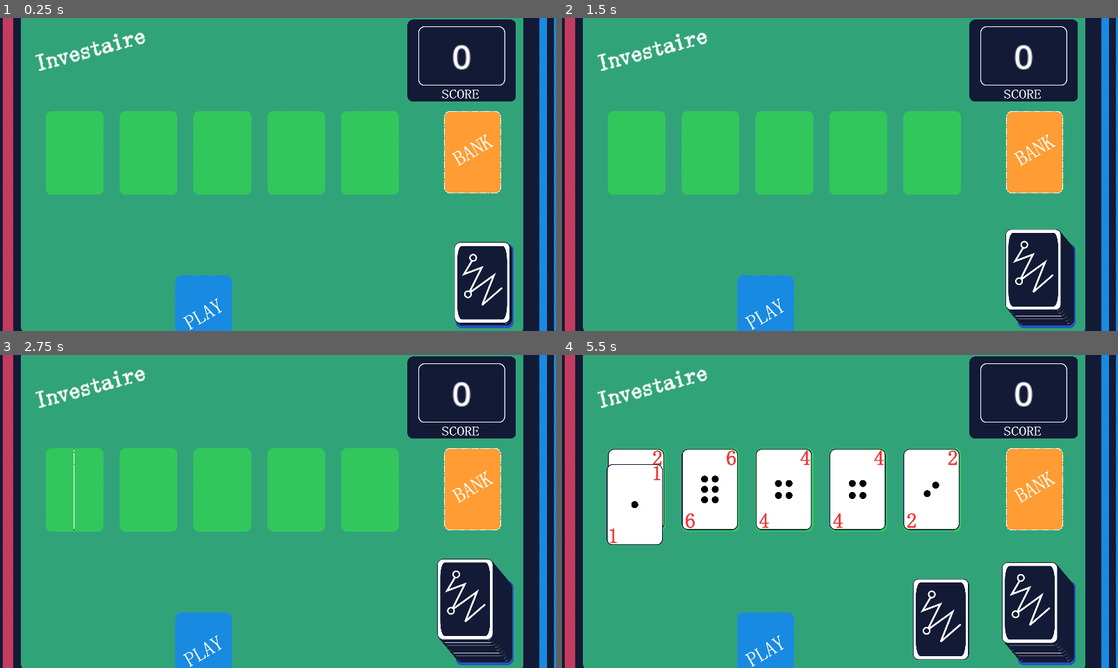
Above: before the commit, frames 1-4 (two rows, left to right).
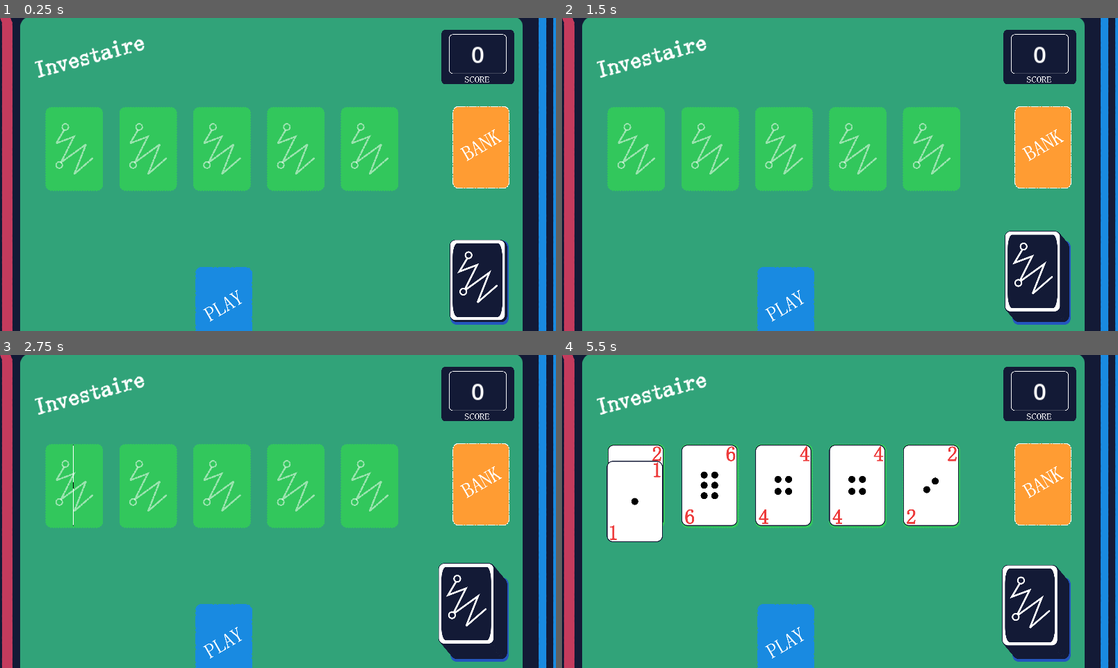
Above: after the commit, the same moments.

Repository: mathew-tran/investaire
Game: Godot game, scene res://Scenes/Game.tscn
Two runs of this game, one before a commit and one after it. Both use one fixed random seed, a clock stepped at 60 frames per second and the inputs below.
Inputs (mouse positions are in pixels of both pictures, inside the frame that each line leads up to; where the layout moved, square brackets give the same spot in the first picture):
- Up to frame 1 (0.25 s): no input
- Up to frame 2 (1.5 s): click (1040, 280) [1045, 284] at 0.5 s; click (1045, 284) at 1.27 s
- Up to frame 3 (2.75 s): click (478, 617) at 2.02 s
- Up to frame 4 (5.5 s): click (634, 489) at 2.77 s; click (634, 483) at 3.52 s; click (712, 489) at 4.27 s; click (634, 489) at 5.02 s

The runs differ from the first frame. In frame 1, 12% of the frame differs, in the area x 0-100%, y 0-100%; in frame 2, 11%; in frame 3, 12%; in frame 4, 15%.

Commit message:
add rough version of game over screen, but was trying to fix intermittent layering issues

Diff:
--- a/Art/InvestaireExample.svg
+++ b/Art/InvestaireExample.svg
@@ -24,9 +24,9 @@
      inkscape:pagecheckerboard="0"
      inkscape:deskcolor="#d1d1d1"
      inkscape:document-units="mm"
-     inkscape:zoom="1.4342733"
-     inkscape:cx="68.327285"
-     inkscape:cy="127.24214"
+     inkscape:zoom="2.0283688"
+     inkscape:cx="-9.8601401"
+     inkscape:cy="-29.826924"
      inkscape:window-width="1920"
      inkscape:window-height="1001"
      inkscape:window-x="-7"
@@ -47,7 +47,7 @@
        inkscape:export-filename="ScoreBG.png"
        inkscape:export-xdpi="191.95892"
        inkscape:export-ydpi="191.95892" /><rect
-       style="fill:#32c75c;fill-opacity:1;stroke:#32c75c;stroke-width:0.518677;stroke-linecap:round;stroke-dasharray:1.55603099, 0.518677;stroke-opacity:1;stroke-dashoffset:0"
+       style="fill:#32c75c;fill-opacity:1;stroke:#32c75c;stroke-width:0.518677;stroke-linecap:round;stroke-dasharray:0.518677,1.03735399;stroke-opacity:1;stroke-dashoffset:0"
        id="rect210"
        width="34.828026"
        height="50.711136"
@@ -828,7 +828,7 @@
        x="-8.1167698"
        y="-44.273289"
        ry="3.4127326" /><rect
-       style="fill:#d9b309;fill-opacity:1;stroke:#131a36;stroke-width:0.818999;stroke-linecap:round;stroke-dasharray:none;stroke-dashoffset:0;stroke-opacity:1"
+       style="fill:#131a36;fill-opacity:1;stroke:#131a36;stroke-width:0.818999;stroke-linecap:round;stroke-dasharray:none;stroke-dashoffset:0;stroke-opacity:1"
        id="rect244"
        width="31.175777"
        height="14.757765"
@@ -844,4 +844,17 @@
        id="circle1"
        cx="13.867848"
        cy="40.668365"
+       r="1.9369564" /><path
+       style="fill:none;fill-opacity:1;stroke:#ffffff;stroke-width:1.10494432;stroke-linecap:round;stroke-dasharray:2.2098887, 1.10494435, 0.55247217, 1.10494435;stroke-opacity:0.50961536;stroke-dashoffset:0"
+       d="m -70.667524,20.878195 -4.894762,8.210569 10.815847,-4.026337 -7.894778,15.71061 15.315871,-11.05269 -7.18425,18.157987 11.76322,-10.184261"
+       id="path4" /><circle
+       style="fill:#32c75c;fill-opacity:1;stroke:#ffffff;stroke-width:0.89371895;stroke-linecap:round;stroke-dasharray:1.78743792, 0.89371896, 0.44685948, 0.89371896;stroke-opacity:0.50961536;stroke-dashoffset:0"
+       id="circle4"
+       cx="-69.995918"
+       cy="19.148762"
+       r="1.9369564" /><circle
+       style="fill:#000000;fill-opacity:0;stroke:#ffffff;stroke-width:0.89371895;stroke-linecap:round;stroke-dasharray:1.78743792, 0.89371896, 0.44685948, 0.89371896;stroke-opacity:0.50961536;stroke-dashoffset:0"
+       id="circle5"
+       cx="-73.720901"
+       cy="42.382137"
        r="1.9369564" /></g></svg>
--- /dev/null
+++ b/Prefabs/GameOverScreen.tscn
@@ -0,0 +1,181 @@
+[gd_scene load_steps=9 format=3 uid="uid://2716lq2baj5t"]
+
+[ext_resource type="Script" path="res://Scripts/PlayAgainButton.gd" id="1_4bf7n"]
+[ext_resource type="Script" path="res://Scripts/GameOverScreen.gd" id="1_bywir"]
+
+[sub_resource type="StyleBoxFlat" id="StyleBoxFlat_785cl"]
+bg_color = Color(0.0745098, 0.101961, 0.211765, 1)
+
+[sub_resource type="Animation" id="Animation_6d8km"]
+resource_name = "animIn"
+tracks/0/type = "value"
+tracks/0/imported = false
+tracks/0/enabled = true
+tracks/0/path = NodePath(".:position")
+tracks/0/interp = 2
+tracks/0/loop_wrap = true
+tracks/0/keys = {
+"times": PackedFloat32Array(0, 1),
+"transitions": PackedFloat32Array(1, 1),
+"update": 0,
+"values": [Vector2(0, -1080), Vector2(0, 0)]
+}
+
+[sub_resource type="Animation" id="Animation_jfp8b"]
+length = 0.001
+tracks/0/type = "value"
+tracks/0/imported = false
+tracks/0/enabled = true
+tracks/0/path = NodePath(".:position")
+tracks/0/interp = 1
+tracks/0/loop_wrap = true
+tracks/0/keys = {
+"times": PackedFloat32Array(0),
+"transitions": PackedFloat32Array(1),
+"update": 0,
+"values": [Vector2(0, 0)]
+}
+
+[sub_resource type="AnimationLibrary" id="AnimationLibrary_0i5t3"]
+_data = {
+"RESET": SubResource("Animation_jfp8b"),
+"animIn": SubResource("Animation_6d8km")
+}
+
+[sub_resource type="StyleBoxFlat" id="StyleBoxFlat_cj47a"]
+bg_color = Color(1, 1, 1, 1)
+corner_radius_top_left = 10
+corner_radius_top_right = 10
+corner_radius_bottom_right = 10
+corner_radius_bottom_left = 10
+
+[sub_resource type="StyleBoxFlat" id="StyleBoxFlat_at6oo"]
+bg_color = Color(0.141176, 0.333333, 0.74902, 1)
+border_width_left = 2
+border_width_top = 2
+border_width_right = 2
+border_width_bottom = 2
+border_color = Color(1, 1, 1, 1)
+corner_radius_top_left = 10
+corner_radius_top_right = 10
+corner_radius_bottom_right = 10
+corner_radius_bottom_left = 10
+expand_margin_left = 10.0
+expand_margin_top = 10.0
+expand_margin_right = 10.0
+expand_margin_bottom = 10.0
+
+[node name="GameOver" type="Panel"]
+custom_minimum_size = Vector2(1920, 1080)
+anchors_preset = 15
+anchor_right = 1.0
+anchor_bottom = 1.0
+grow_horizontal = 2
+grow_vertical = 2
+theme_override_styles/panel = SubResource("StyleBoxFlat_785cl")
+script = ExtResource("1_bywir")
+
+[node name="AnimationPlayer" type="AnimationPlayer" parent="."]
+libraries = {
+"": SubResource("AnimationLibrary_0i5t3")
+}
+
+[node name="VBoxContainer" type="VBoxContainer" parent="."]
+custom_minimum_size = Vector2(1200, 800)
+layout_mode = 1
+anchors_preset = 8
+anchor_left = 0.5
+anchor_top = 0.5
+anchor_right = 0.5
+anchor_bottom = 0.5
+offset_left = -600.0
+offset_top = -400.0
+offset_right = 600.0
+offset_bottom = 400.0
+grow_horizontal = 2
+grow_vertical = 2
+
+[node name="Label" type="Label" parent="VBoxContainer"]
+layout_mode = 2
+theme_override_font_sizes/font_size = 80
+text = "GAME OVER"
+horizontal_alignment = 1
+vertical_alignment = 1
+
+[node name="Spacer2" type="Panel" parent="VBoxContainer"]
+modulate = Color(1, 1, 1, 0)
+custom_minimum_size = Vector2(0, 200)
+layout_mode = 2
+
+[node name="HBoxContainer" type="HBoxContainer" parent="VBoxContainer"]
+custom_minimum_size = Vector2(0, 200)
+layout_mode = 2
+size_flags_vertical = 4
+alignment = 1
+
+[node name="VBoxContainer" type="VBoxContainer" parent="VBoxContainer/HBoxContainer"]
+layout_mode = 2
+size_flags_horizontal = 4
+alignment = 1
+
+[node name="Label2" type="Label" parent="VBoxContainer/HBoxContainer/VBoxContainer"]
+layout_mode = 2
+theme_override_font_sizes/font_size = 50
+text = "CURRENT SCORE"
+
+[node name="Label3" type="Label" parent="VBoxContainer/HBoxContainer/VBoxContainer"]
+layout_mode = 2
+theme_override_font_sizes/font_size = 50
+text = "0"
+horizontal_alignment = 1
+
+[node name="Panel" type="Panel" parent="VBoxContainer/HBoxContainer"]
+modulate = Color(1, 1, 1, 0)
+custom_minimum_size = Vector2(20, 0)
+layout_mode = 2
+theme_override_styles/panel = SubResource("StyleBoxFlat_cj47a")
+
+[node name="Panel2" type="Panel" parent="VBoxContainer/HBoxContainer"]
+custom_minimum_size = Vector2(20, 0)
+layout_mode = 2
+theme_override_styles/panel = SubResource("StyleBoxFlat_cj47a")
+
+[node name="Panel3" type="Panel" parent="VBoxContainer/HBoxContainer"]
+modulate = Color(1, 1, 1, 0)
+custom_minimum_size = Vector2(20, 0)
+layout_mode = 2
+theme_override_styles/panel = SubResource("StyleBoxFlat_cj47a")
+
+[node name="VBoxContainer2" type="VBoxContainer" parent="VBoxContainer/HBoxContainer"]
+layout_mode = 2
+alignment = 1
+
+[node name="Label2" type="Label" parent="VBoxContainer/HBoxContainer/VBoxContainer2"]
+layout_mode = 2
+theme_override_font_sizes/font_size = 50
+text = "HIGH SCORE"
+
+[node name="Label3" type="Label" parent="VBoxContainer/HBoxContainer/VBoxContainer2"]
+layout_mode = 2
+theme_override_font_sizes/font_size = 50
+text = "0"
+horizontal_alignment = 1
+
+[node name="Spacer" type="Panel" parent="VBoxContainer"]
+modulate = Color(1, 1, 1, 0)
+custom_minimum_size = Vector2(0, 200)
+layout_mode = 2
+
+[node name="HBoxContainer2" type="HBoxContainer" parent="VBoxContainer"]
+layout_mode = 2
+alignment = 1
+
+[node name="PlayAgainButton" type="Button" parent="VBoxContainer/HBoxContainer2"]
+custom_minimum_size = Vector2(400, 200)
+layout_mode = 2
+theme_override_font_sizes/font_size = 50
+theme_override_styles/normal = SubResource("StyleBoxFlat_at6oo")
+text = "PLAY AGAIN"
+script = ExtResource("1_4bf7n")
+
+[connection signal="button_up" from="VBoxContainer/HBoxContainer2/PlayAgainButton" to="VBoxContainer/HBoxContainer2/PlayAgainButton" method="_on_button_up"]
--- a/Scenes/Game.tscn
+++ b/Scenes/Game.tscn
@@ -14,6 +14,7 @@
 [ext_resource type="Script" path="res://Scripts/Points.gd" id="5_jxug2"]
 [ext_resource type="Texture2D" uid="uid://3n1f4pf7dr3j" path="res://Art/BG3.png" id="6_20m51"]
 [ext_resource type="Texture2D" uid="uid://belnqdl5gg2nx" path="res://Art/BG4.png" id="6_hod4n"]
+[ext_resource type="PackedScene" uid="uid://2716lq2baj5t" path="res://Prefabs/GameOverScreen.tscn" id="15_dq3aa"]
 
 [node name="Game" type="Node2D" groups=["Game"]]
 position = Vector2(91, 204)
@@ -21,10 +22,10 @@
 
 [node name="ScoredSlot" type="TextureRect" parent="."]
 custom_minimum_size = Vector2(133.5, 186.5)
-offset_left = 873.0
-offset_top = -184.0
-offset_right = 1073.0
-offset_bottom = 6.0
+offset_left = 1140.0
+offset_top = -327.0
+offset_right = 1340.0
+offset_bottom = -137.0
 texture = ExtResource("2_yf4c5")
 expand_mode = 2
 stretch_mode = 4
@@ -74,15 +75,23 @@
 [node name="TextureRect" type="TextureRect" parent="."]
 show_behind_parent = true
 custom_minimum_size = Vector2(2560, 1080)
-offset_left = -103.0
-offset_top = -221.0
-offset_right = 2457.0
-offset_bottom = 1279.0
-scale = Vector2(0.5, 0.5)
+anchors_preset = 8
+anchor_left = 0.5
+anchor_top = 0.5
+anchor_right = 0.5
+anchor_bottom = 0.5
+offset_left = -752.0
+offset_top = -575.0
+offset_right = 1808.0
+offset_bottom = 925.0
+grow_horizontal = 2
+grow_vertical = 2
+scale = Vector2(0.75, 0.75)
+pivot_offset = Vector2(1280, 750)
 texture = ExtResource("2_154ev")
 expand_mode = 2
 stretch_mode = 5
-metadata/_edit_lock_ = true
+metadata/_edit_group_ = true
 
 [node name="TextureRect" type="TextureRect" parent="TextureRect"]
 show_behind_parent = true
@@ -198,40 +207,50 @@
 metadata/_edit_lock_ = true
 
 [node name="BankSlot" parent="." instance=ExtResource("1_48mkt")]
-offset_left = 928.0
-offset_top = 11.0
-offset_right = 1068.0
-offset_bottom = 201.0
+offset_left = 1146.0
+offset_top = -79.0
+offset_right = 1286.0
+offset_bottom = 111.0
+scale = Vector2(1.5, 1.5)
 
 [node name="InvestSlots" parent="." instance=ExtResource("2_y6qob")]
-offset_left = 7.0
-offset_top = 11.0
-offset_right = 837.0
-offset_bottom = 204.0
+offset_left = -266.0
+offset_top = -76.0
+offset_right = 564.0
+offset_bottom = 117.0
+scale = Vector2(1.5, 1.5)
 alignment = 1
 
 [node name="Deck" parent="." instance=ExtResource("1_tu6hs")]
-offset_left = 959.0
-offset_top = 317.0
-offset_right = 959.0
-offset_bottom = 317.0
+offset_left = 1146.0
+offset_top = 385.0
+offset_right = 1146.0
+offset_bottom = 385.0
+scale = Vector2(1.5, 1.5)
 
 [node name="Camera2D" type="Camera2D" parent="."]
 position = Vector2(550, 157)
-zoom = Vector2(1.5, 1.5)
+metadata/_edit_lock_ = true
 
 [node name="DeadCard" type="Control" parent="." groups=["DeadCard"]]
 layout_mode = 3
 anchors_preset = 0
 offset_right = 40.0
 offset_bottom = 40.0
+scale = Vector2(1.5, 1.5)
 
 [node name="PlaySlot" type="TextureRect" parent="."]
-offset_left = 309.0
-offset_top = 389.0
-offset_right = 449.0
-offset_bottom = 579.0
+offset_left = 253.0
+offset_top = 471.0
+offset_right = 393.0
+offset_bottom = 661.0
+scale = Vector2(1.5, 1.5)
 pivot_offset = Vector2(-10, -10)
 texture = ExtResource("3_glwnt")
 expand_mode = 3
 stretch_mode = 5
+
+[node name="CanvasLayer" type="CanvasLayer" parent="."]
+
+[node name="GameOver" parent="CanvasLayer" instance=ExtResource("15_dq3aa")]
+visible = false
--- a/Scripts/BankSlot.gd
+++ b/Scripts/BankSlot.gd
@@ -5,10 +5,13 @@
 @onready var CardHolder = $Cards
 func TakeCard(card : Card):
 	card.reparent(CardHolder)
-	await get_tree().process_frame
+	await CardHolder.NOTIFICATION_CHILD_ORDER_CHANGED
 	await RepositionCards()
 	await CheckDupes()
 	await RepositionCards()
+	await get_tree().create_timer(.1).timeout
+	if len(CardHolder.get_children()) >= 3:
+		Finder.GetGame().KillGame()
 
 func CheckDupes():
 	var values = {}
@@ -18,7 +21,7 @@
 		else:
 			await card.Kill(Card.KILL_REASON.BANK)
 			await values[str(card.Rank)].Kill(Card.KILL_REASON.BANK)
-			await get_tree().create_timer(1.5).timeout
+			await CardHolder.NOTIFICATION_CHILD_ORDER_CHANGED
 			return
 
 func CheckBankrupt():
@@ -28,16 +31,17 @@
 	if CardHolder.get_child_count() == 0:
 		return
 	if CardHolder.get_child_count() == 1:
-		await CardHolder.get_child(0).Move(CardHolder.global_position + Vector2(30.5, 0), .01, Tween.TransitionType.TRANS_QUAD)
+		await CardHolder.get_child(0).Move(CardHolder.global_position + Vector2(30.5, 0), .1, Tween.TransitionType.TRANS_QUAD)
 		return
 	var cardOffset = Vector2.ZERO
 	var startPosition = CardHolder.global_position + Vector2(30.5, 0)
 	print(startPosition)
+	var speed = .1 / CardHolder.get_child_count()
 	var cards = CardHolder.get_children()
 	for card in cards:
 		card.z_index = 0
 		cardOffset.x -= 25.5
 		if card.global_position != CardHolder.global_position + cardOffset:
-			await card.Move(startPosition + cardOffset, .01, Tween.TransitionType.TRANS_QUAD)
+			await card.Move(startPosition + cardOffset, speed, Tween.TransitionType.TRANS_QUAD)
 		#cardOffset.y -= 5.5
 	pass
--- a/Scripts/Card.gd
+++ b/Scripts/Card.gd
@@ -32,11 +32,11 @@
 func Kill(killReason = KILL_REASON.DEFAULT):
 	reparent(Finder.GetDeadCardGroup())
 	var tween = get_tree().create_tween()
-	tween.tween_property(self, "scale", Vector2.ONE * 1.5, .2)
+	tween.tween_property(self, "scale", Vector2.ONE * 1.5, .1)
 	tween.set_trans(Tween.TRANS_CUBIC)
 	await tween.finished
 	tween = get_tree().create_tween()
-	tween.tween_property(self, "scale", Vector2.ONE, .1)
+	tween.tween_property(self, "scale", Vector2.ONE, .05)
 	await tween.finished
 
 	ReverseFlip()
--- a/Scripts/Game.gd
+++ b/Scripts/Game.gd
@@ -19,21 +19,31 @@
 
 signal PointsGained(amount)
 
+var bIsGameOver = false
+
 func _ready():
 	await $Deck.CreateDeck()
 	print("ready")
 
 
-	while $Deck.IsEmpty() == false:
+	while $Deck.IsEmpty() == false and bIsGameOver == false:
 		await PopulateInvestSlots()
 		await PopulatePlaySlot()
+		if is_instance_valid(GetPlayCard()) == false:
+			break
 		await $InvestSlots.UpdateSlots(GetPlayCard())
 		if $InvestSlots.AreAnySlotsActive() == false:
 			await $BankSlot.TakeCard(GetPlayCard())
 		else:
 			await CardMoved
 
-	print("update")
+		await get_tree().create_timer(.2).timeout
+
+	$CanvasLayer/GameOver.Show()
+
+func KillGame():
+	bIsGameOver = true
+	$InvestSlots.DisableSlots()
 
 func GetPlayCard():
 	return $PlaySlot.get_child(0)
@@ -48,11 +58,15 @@
 	while $InvestSlots.AreSlotsVacant():
 		await get_tree().create_timer(.2).timeout
 		var slot = $InvestSlots.GetNextVacantSlot()
-		await $Deck.DrawCard(slot.GetHolder())
+		if $Deck.IsEmpty() == false:
+			await $Deck.DrawCard(slot.GetHolder())
+		else:
+			break
 
 func PopulatePlaySlot():
 	await get_tree().create_timer(.3).timeout
-	await $Deck.DrawCard($PlaySlot)
+	if $Deck.IsEmpty() == false:
+		await $Deck.DrawCard($PlaySlot)
 
 func OnSlotPressed(slot):
 	$InvestSlots.DisableSlots()
--- /dev/null
+++ b/Scripts/GameOverScreen.gd
@@ -0,0 +1,8 @@
+extends Panel
+
+func _ready():
+	visible = false
+
+func Show():
+	visible = true
+	$AnimationPlayer.play("animIn")
--- a/Scripts/InvestSlot.gd
+++ b/Scripts/InvestSlot.gd
@@ -11,31 +11,37 @@
 func IsEmpty():
 	return CardHolder.get_child_count() == 0
 
+func SortCards():
+	var cards = []
+	for card in CardHolder.get_children():
+		cards.append(card)
+
+	cards.sort_custom(CompareCards)
+
+	print("sorting:" + name)
+	for card in cards:
+		print(str(card.Rank))
+		CardHolder.move_child(card, 0)
+		await CardHolder.NOTIFICATION_CHILD_ORDER_CHANGED
+		await get_tree().process_frame
+		await get_tree().process_frame
+
+	print("======")
+
+
+func CompareCards(cardA : Card, cardB : Card):
+	if cardA.Rank <= cardB.Rank:
+		return true
+	return false
+
 func TakeCard(card : Card):
 	var bMoveToTop = false
 	card.reparent(CardHolder)
-	await get_tree().process_frame
-	if len(CardHolder.get_children()) == 1:
-		if card.Rank > CardHolder.get_child(0).Rank:
-			bMoveToTop = true
-
-
-	elif len(CardHolder.get_children()) > 1:
-		if card.Rank in CardHolder.get_child(0).GetAllowableNumbers(Card.CARD_POSITION.TOP):
-			if card.Rank >= CardHolder.get_child(0).Rank:
-				bMoveToTop = true
-
-
-	if bMoveToTop:
-		CardHolder.move_child(card, 0)
-	else:
-		CardHolder.move_child(card, -1)
-
-	await get_tree().process_frame
-
+	await CardHolder.NOTIFICATION_CHILD_ORDER_CHANGED
+	await SortCards()
 	await RepositionCards()
 	if CardHolder.get_child_count() == MaxCardAmount:
-		await get_tree().create_timer(.5).timeout
+		await get_tree().create_timer(.4).timeout
 		var deadCards = []
 		for deadcard in CardHolder.get_children():
 			deadCards.append(deadcard)
@@ -43,18 +49,18 @@
 
 		for children in deadCards:
 			await children.Kill()
-	await get_tree().process_frame
+			await CardHolder.NOTIFICATION_CHILD_ORDER_CHANGED
 
 func RepositionCards():
 	if CardHolder.get_child_count() < 2:
 		return
 	var cardOffset = Vector2.ZERO
+	await get_tree().create_timer(.1).timeout
 	var cards = CardHolder.get_children()
 	for card in cards:
 		if card.global_position != CardHolder.global_position + cardOffset:
 			await card.Move(CardHolder.global_position + cardOffset, .01, Tween.TransitionType.TRANS_QUAD)
-		card.z_index = 0
-		cardOffset.y += 35
+		cardOffset.y += 55
 		cardOffset.x -= 3.5
 	pass
 
--- /dev/null
+++ b/Scripts/PlayAgainButton.gd
@@ -0,0 +1,7 @@
+extends Button
+
+
+
+
+func _on_button_up():
+	get_tree().reload_current_scene()
--- a/project.godot
+++ b/project.godot
@@ -13,6 +13,7 @@
 config/name="Investaire"
 run/main_scene="res://Scenes/Game.tscn"
 config/features=PackedStringArray("4.3", "Forward Plus")
+run/max_fps=48
 config/icon="res://icon.svg"
 
 [autoload]
Binary file changed: Art/Cards/InvestSlot.png
Not shown: 1 places in Scenes/Game.tscn that only renumber resources
